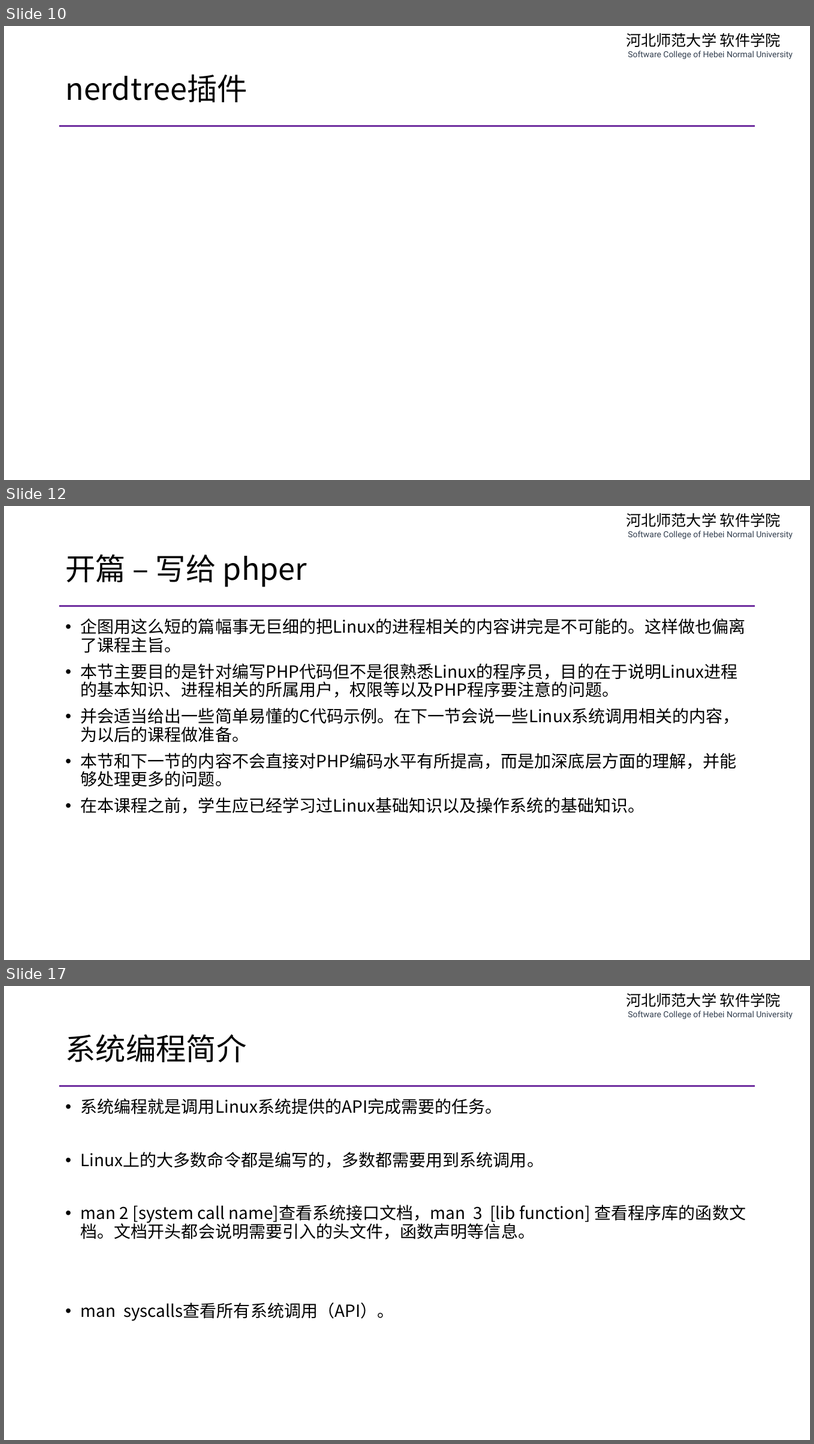
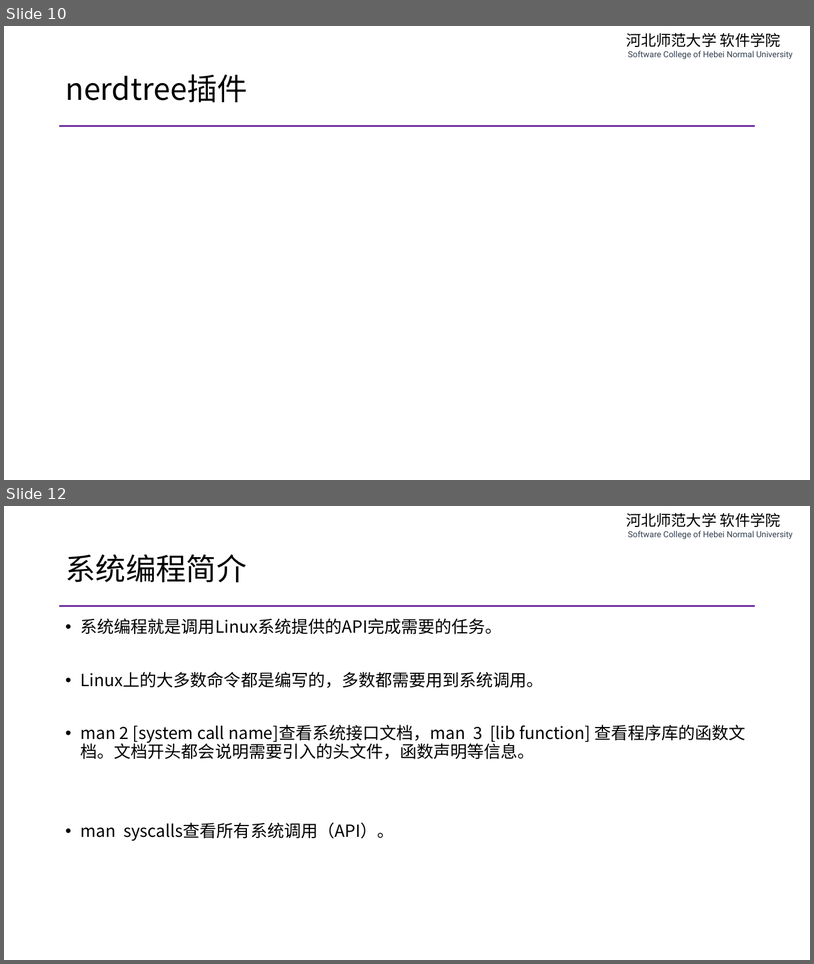
Before and after one commit to edu2act/course-php-serverside-development-on-linux, a slide deck: materials/slides/ch05-vim-and-linux-system-programming.pptx. Shown one above the other, each under a label of ours: slides 10, 12 and 17 before the commit, slides 10 and 12 after it; the slides between them are not shown. The pictures are 814x1444 and 814x964 pixels, drawn with LibreOffice and Linux fonts; fonts in the diff are those of the drawing. Boxes give left, top, right and bottom in pixels: in the first picture for what was removed or moved away, otherwise in the second. Text is boxed around its words. In the diff, an @@ line names an element or a change of style, - is before the commit and + after.

```diff
--- a/materials/slides/ch05-vim-and-linux-system-programming.pptx
+++ b/materials/slides/ch05-vim-and-linux-system-programming.pptx
@@ slide 12 removed at box(4, 506, 810, 960), background #FFFFFF; not listed: 2 template elements that a slide beside it also shows @@
@@ title removed at box(65, 554, 308, 587) @@
-开篇 – 写给 phper
@@ text removed at box(81, 618, 746, 813) @@
-• 企图用这么短的篇幅事无巨细的把Linux的进程相关的内容讲完是不可能的。这样做也偏离了课程主旨。
-• 本节主要目的是针对编写PHP代码但不是很熟悉Linux的程序员，目的在于说明Linux进程的基本知识、进程相关的所属用户，权限等以及PHP程序要注意的问题。
-• 并会适当给出一些简单易懂的C代码示例。在下一节会说一些Linux系统调用相关的内容，为以后的课程做准备。
-• 本节和下一节的内容不会直接对PHP编码水平有所提高，而是加深底层方面的理解，并能够处理更多的问题。
-• 在本课程之前，学生应已经学习过Linux基础知识以及操作系统的基础知识。
@@ what was slide 17 is now slide 12 @@
```
Also in this commit, not shown: 2 slides changed, 4 other slides removed, 4 other files.
